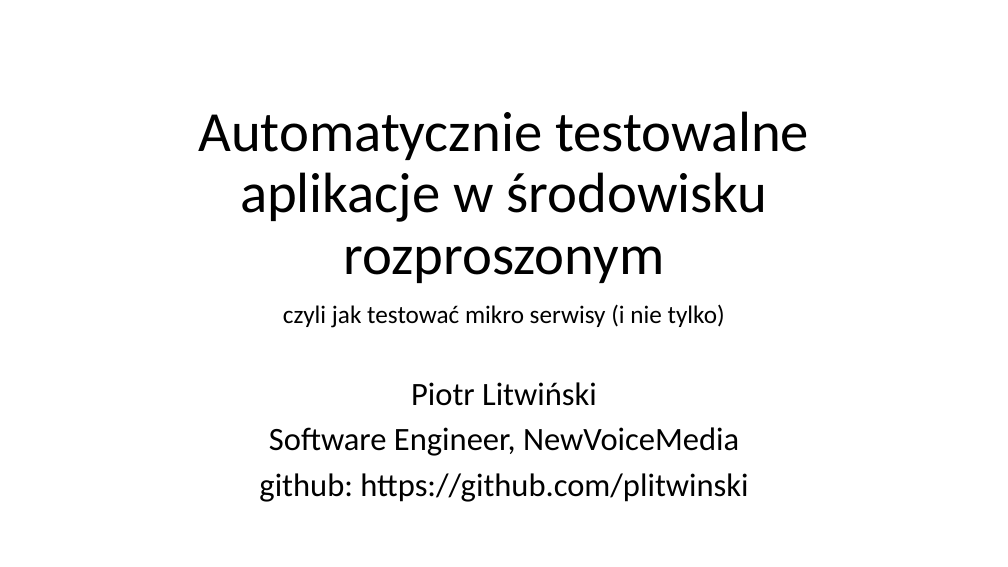
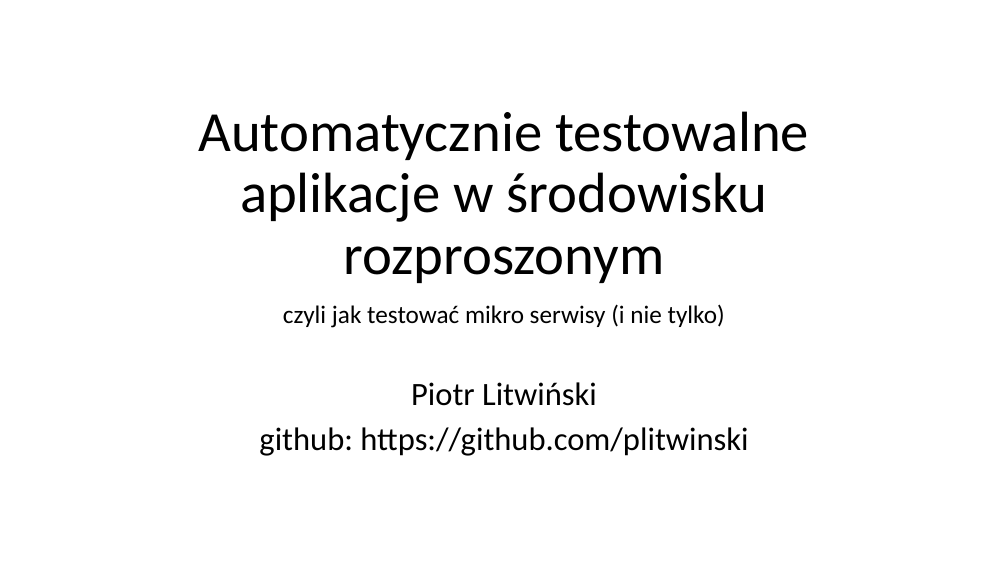
Before and after one commit to plitwinski/automated-tests-presentation, a slide deck: slide 1 of presentation/polish/Automatycznie testowalne aplikacje w srodowisku rozproszonym.pptx. Drawn at 1008x567 pixels with LibreOffice and Linux fonts; fonts in the diff are those of the drawing. Boxes give left, top, right and bottom in pixels: in the first picture for what was removed or moved away, otherwise in the second. Text is boxed around its words. In the diff, an @@ line names an element or a change of style, - is before the commit and + after.

```diff
--- a/presentation/polish/Automatycznie testowalne aplikacje w srodowisku rozproszonym.pptx
+++ b/presentation/polish/Automatycznie testowalne aplikacje w srodowisku rozproszonym.pptx
@@ subtitle at [269, 427, 739, 456]: paragraph removed @@
-Software Engineer, NewVoiceMedia
```
Also in this commit, not shown: 3 other slides changed, 1 slide added, 3 slides removed, 1 other file.
